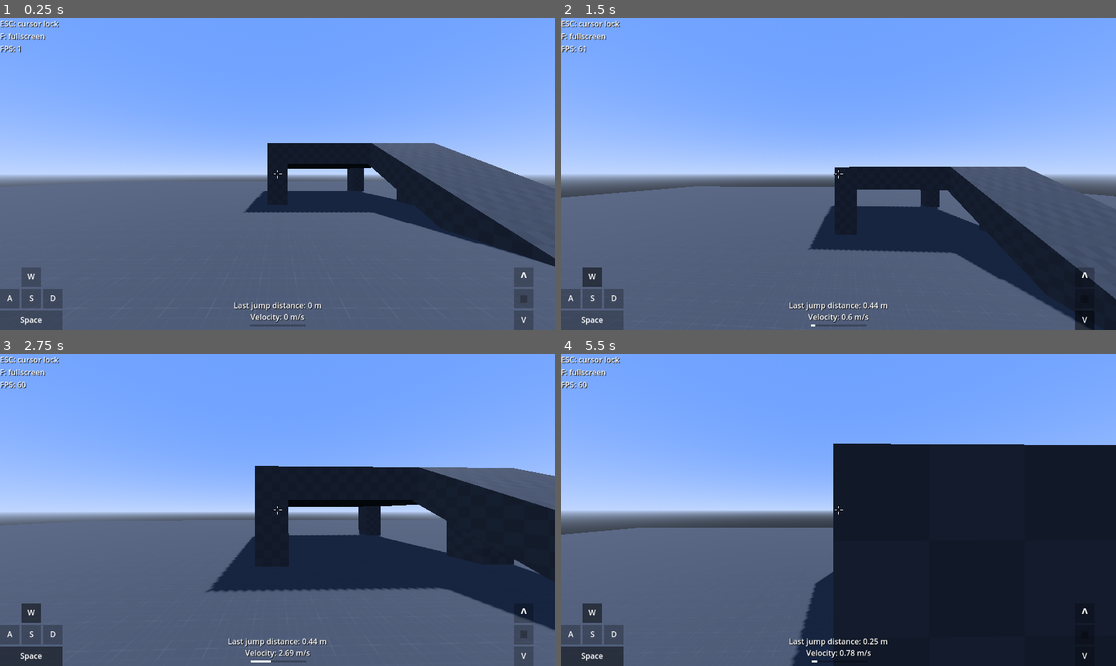
Above: before the commit, frames 1-4 (two rows, left to right).
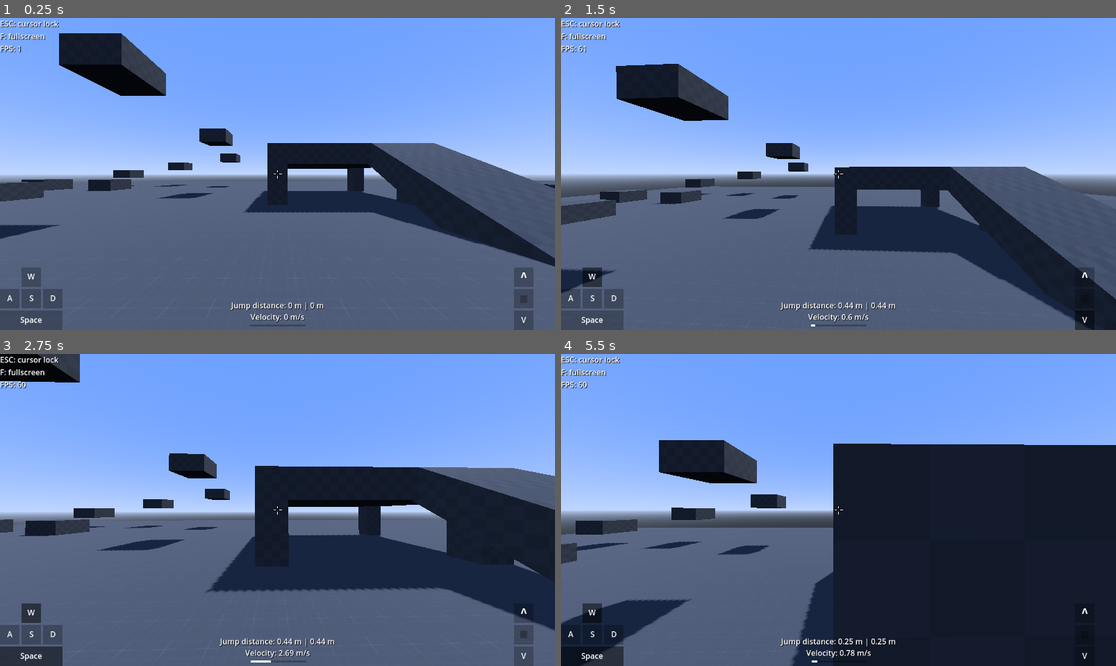
Above: after the commit, the same moments.

Repository: mvahaste/quake-like-movement-gd
Game: Godot game, scene res://Scenes/Main.tscn
Two runs of this game, one before a commit and one after it. Both use one fixed random seed, a clock stepped at 60 frames per second and the inputs below.
Inputs (mouse positions are in pixels of both pictures, inside the frame that each line leads up to):
- Up to frame 1 (0.25 s): no input
- Up to frame 2 (1.5 s): tap Enter at 0.5 s; move the mouse to (866, 174) at 0.52 s; hold Space (jump) 0.53-1.28 s; hold W (move_forward) from 0.53 s (still down); move the mouse to (810, 174) at 1.27 s; tap Mouse wheel down (scroll_down) at 1.35 s
- Up to frame 3 (2.75 s): keep holding W (move_forward); tap Space (jump) at 1.52, 1.55, 1.82 s; move the mouse to (288, 503) at 2.02 s; hold Space (jump) from 2.03 s (still down); tap Mouse wheel up (scroll_up) at 2.1 s
- Up to frame 4 (5.5 s): keep holding W (move_forward); move the mouse to (832, 516) at 2.77 s; release Space (jump) at 2.78 s; tap Space (jump) at 2.85, 3.02, 3.32, 4.52, 4.55, 4.82 s; move the mouse to (877, 513) at 3.52 s; hold Space (jump) 3.53-4.28 s; tap Mouse wheel down (scroll_down) at 3.6 s; tap F (toggle_fullscreen) at 4.15 s; move the mouse to (794, 506) at 4.27 s; tap Mouse wheel up (scroll_up) at 4.35 s; move the mouse to (844, 510) at 5.02 s; hold Space (jump) from 5.03 s (still down)

The runs differ from the first frame. In frame 1, 5.0% of the frame differs, in the area x 0-100%, y 4-94%; in frame 2, 5.4%; in frame 3, 3.6%; in frame 4, 6.2%, in the area x 0-61%, y 27-100%.

Commit message:
Improved env

Diff:
--- a/Scenes/Main.tscn
+++ b/Scenes/Main.tscn
@@ -338,12 +338,18 @@
 [node name="Box35" parent="Env/Objects/Wall" instance=ExtResource("2_kn8fd")]
 transform = Transform3D(1, 0, 0, 0, 1, 0, 0, 0, 1, -10, 0.5, 21)
 
+[node name="Box43" parent="Env/Objects/Wall" instance=ExtResource("2_kn8fd")]
+transform = Transform3D(1, 0, 0, 0, 1, 0, 0, 0, 1, -11, 0.5, 21)
+
 [node name="Box36" parent="Env/Objects/Wall" instance=ExtResource("2_kn8fd")]
 transform = Transform3D(1, 0, 0, 0, 1, 0, 0, 0, 1, -10, 1.5, 21)
 
 [node name="Box37" parent="Env/Objects/Wall" instance=ExtResource("2_kn8fd")]
 transform = Transform3D(1, 0, 0, 0, 1, 0, 0, 0, 1, 10, 0.5, 21)
 
+[node name="Box44" parent="Env/Objects/Wall" instance=ExtResource("2_kn8fd")]
+transform = Transform3D(1, 0, 0, 0, 1, 0, 0, 0, 1, 11, 0.5, 21)
+
 [node name="Box38" parent="Env/Objects/Wall" instance=ExtResource("2_kn8fd")]
 transform = Transform3D(1, 0, 0, 0, 1, 0, 0, 0, 1, 10, 1.5, 21)
 
@@ -359,6 +365,94 @@
 [node name="Box42" parent="Env/Objects/Wall" instance=ExtResource("2_kn8fd")]
 transform = Transform3D(1, 0, 0, 0, 1, 0, 0, 0, 1, 8, 1.5, 21)
 
+[node name="BhopPlatforms" type="Node3D" parent="Env/Objects"]
+
+[node name="Box" parent="Env/Objects/BhopPlatforms" instance=ExtResource("2_kn8fd")]
+transform = Transform3D(2, 0, 0, 0, 1, 0, 0, 0, 2, -16, 0.5, 0)
+
+[node name="Box2" parent="Env/Objects/BhopPlatforms" instance=ExtResource("2_kn8fd")]
+transform = Transform3D(2, 0, 0, 0, 1, 0, 0, 0, 2, -16, 0.5, -4)
+
+[node name="Box3" parent="Env/Objects/BhopPlatforms" instance=ExtResource("2_kn8fd")]
+transform = Transform3D(2, 0, 0, 0, 1, 0, 0, 0, 2, -16, 0.5, -9)
+
+[node name="Box4" parent="Env/Objects/BhopPlatforms" instance=ExtResource("2_kn8fd")]
+transform = Transform3D(2, 0, 0, 0, 1, 0, 0, 0, 2, -16, 0.5, -15)
+
+[node name="Box8" parent="Env/Objects/BhopPlatforms" instance=ExtResource("2_kn8fd")]
+transform = Transform3D(2, 0, 0, 0, 1, 0, 0, 0, 2, -19, 1.5, -20)
+
+[node name="Box9" parent="Env/Objects/BhopPlatforms" instance=ExtResource("2_kn8fd")]
+transform = Transform3D(2, 0, 0, 0, 1, 0, 0, 0, 2, -13, 2.5, -21)
+
+[node name="Box11" parent="Env/Objects/BhopPlatforms" instance=ExtResource("2_kn8fd")]
+transform = Transform3D(2, 0, 0, 0, 1, 0, 0, 0, 2, -5, 4.5, -13)
+
+[node name="Box12" parent="Env/Objects/BhopPlatforms" instance=ExtResource("2_kn8fd")]
+transform = Transform3D(2, 0, 0, 0, 1, 0, 0, 0, 2, -6, 5.5, -6)
+
+[node name="Box13" parent="Env/Objects/BhopPlatforms" instance=ExtResource("2_kn8fd")]
+transform = Transform3D(6, 0, 0, 0, 1, 0, 0, 0, 6, -6, 6.5, 4)
+
+[node name="Box10" parent="Env/Objects/BhopPlatforms" instance=ExtResource("2_kn8fd")]
+transform = Transform3D(2, 0, 0, 0, 1, 0, 0, 0, 2, -6, 3.5, -20)
+
+[node name="Box5" parent="Env/Objects/BhopPlatforms" instance=ExtResource("2_kn8fd")]
+transform = Transform3D(2, 0, 0, 0, 1, 0, 0, 0, 2, -22, 0.5, -15)
+
+[node name="Box6" parent="Env/Objects/BhopPlatforms" instance=ExtResource("2_kn8fd")]
+transform = Transform3D(2, 0, 0, 0, 1, 0, 0, 0, 2, -22, 0.5, -8)
+
+[node name="Box7" parent="Env/Objects/BhopPlatforms" instance=ExtResource("2_kn8fd")]
+transform = Transform3D(2, 0, 0, 0, 1, 0, 0, 0, 2, -22, 0.5, 0)
+
+[node name="LJPlatforms" type="Node3D" parent="Env/Objects"]
+transform = Transform3D(1, 0, 0, 0, 1, 0, 0, 0, 1, -4, 0, 0)
+
+[node name="5Meters" type="Node3D" parent="Env/Objects/LJPlatforms"]
+
+[node name="Box" parent="Env/Objects/LJPlatforms/5Meters" instance=ExtResource("2_kn8fd")]
+transform = Transform3D(4, 0, 0, 0, 1, 0, 0, 0, 3, 19, 0.5, 0)
+
+[node name="Box2" parent="Env/Objects/LJPlatforms/5Meters" instance=ExtResource("2_kn8fd")]
+transform = Transform3D(4, 0, 0, 0, 1, 0, 0, 0, 5, 19, 0.5, -9)
+
+[node name="Label3D" type="Label3D" parent="Env/Objects/LJPlatforms/5Meters"]
+transform = Transform3D(1.91069e-15, 1, 4.37114e-08, 4.37114e-08, -4.37114e-08, 1, 1, 0, -4.37114e-08, 19, 0.01, -4)
+offset = Vector2(0, -0.082)
+text = "5 m"
+font_size = 96
+
+[node name="6Meters" type="Node3D" parent="Env/Objects/LJPlatforms"]
+transform = Transform3D(1, 0, 0, 0, 1, 0, 0, 0, 1, 4, 0, 0)
+
+[node name="Box" parent="Env/Objects/LJPlatforms/6Meters" instance=ExtResource("2_kn8fd")]
+transform = Transform3D(4, 0, 0, 0, 1, 0, 0, 0, 3, 19, 0.5, 0)
+
+[node name="Box2" parent="Env/Objects/LJPlatforms/6Meters" instance=ExtResource("2_kn8fd")]
+transform = Transform3D(4, 0, 0, 0, 1, 0, 0, 0, 4, 19, 0.5, -9.5)
+
+[node name="Label3D" type="Label3D" parent="Env/Objects/LJPlatforms/6Meters"]
+transform = Transform3D(1.91069e-15, 1, 4.37114e-08, 4.37114e-08, -4.37114e-08, 1, 1, 0, -4.37114e-08, 19, 0.01, -4.5)
+offset = Vector2(0, -0.082)
+text = "6 m"
+font_size = 96
+
+[node name="7Meters" type="Node3D" parent="Env/Objects/LJPlatforms"]
+transform = Transform3D(1, 0, 0, 0, 1, 0, 0, 0, 1, 8, 0, 0)
+
+[node name="Box" parent="Env/Objects/LJPlatforms/7Meters" instance=ExtResource("2_kn8fd")]
+transform = Transform3D(4, 0, 0, 0, 1, 0, 0, 0, 3, 19, 0.5, 0)
+
+[node name="Box2" parent="Env/Objects/LJPlatforms/7Meters" instance=ExtResource("2_kn8fd")]
+transform = Transform3D(4, 0, 0, 0, 1, 0, 0, 0, 3, 19, 0.5, -10)
+
+[node name="Label3D" type="Label3D" parent="Env/Objects/LJPlatforms/7Meters"]
+transform = Transform3D(1.91069e-15, 1, 4.37114e-08, 4.37114e-08, -4.37114e-08, 1, 1, 0, -4.37114e-08, 19, 0.01, -5)
+offset = Vector2(0, -0.082)
+text = "7 m"
+font_size = 96
+
 [node name="Player" parent="." instance=ExtResource("1_6fwnm")]
 e_autohop = true
 
--- a/Scripts/DebugInfo.gd
+++ b/Scripts/DebugInfo.gd
@@ -38,7 +38,7 @@
 		else:
 			Input.set_mouse_mode(Input.MOUSE_MODE_VISIBLE)
 
-	if Input.is_action_pressed("toggle_fullscreen"):
+	if Input.is_action_just_pressed("toggle_fullscreen"):
 		if DisplayServer.window_get_mode() == DisplayServer.WINDOW_MODE_FULLSCREEN:
 			DisplayServer.window_set_mode(DisplayServer.WINDOW_MODE_WINDOWED)
 		else:
@@ -102,4 +102,6 @@
 
 
 func update_jump_distance(jump_point: Vector3) -> void:
-	jump_distance.text = "Last jump distance: %s m" % (round(player.position.distance_to(jump_point) * 100) / 100)
+	var player_pos = Vector3(player.position.x, 0, player.position.z)
+	var jump_point_pos = Vector3(jump_point.x, 0, jump_point.z)
+	jump_distance.text = "Jump distance: %s m | %s m" % [(round(player.position.distance_to(jump_point) * 100) / 100), (round(player_pos.distance_to(jump_point_pos) * 100) / 100)]
